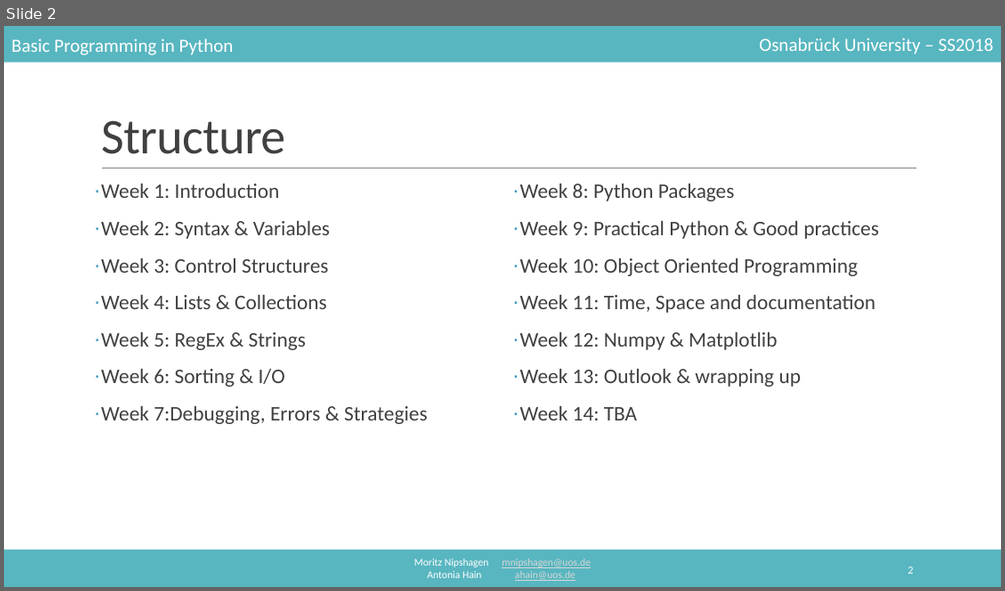
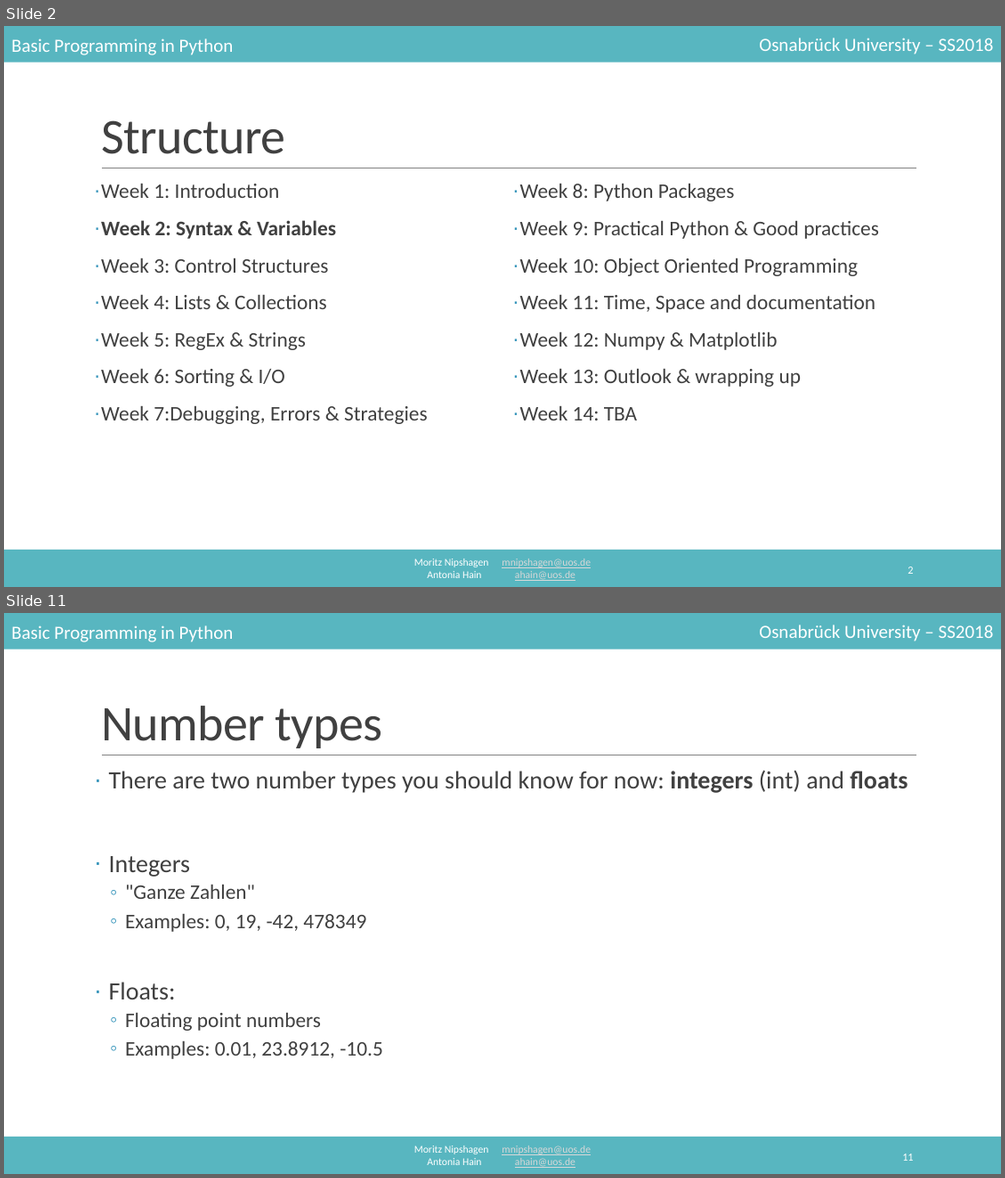
Before and after one commit to mnipshagen/monty, a slide deck: 2018/02/Syntax_and_variables.pptx. Shown one above the other, each under a label of ours: slide 2 before the commit, slides 2 and 11 after it; the slides between them are not shown. The pictures are 1005x591 and 1005x1178 pixels, drawn with LibreOffice and Linux fonts; fonts in the diff are those of the drawing. Boxes give left, top, right and bottom in pixels: in the first picture for what was removed or moved away, otherwise in the second. Text is boxed around its words. In the diff, an @@ line names an element or a change of style, - is before the commit and + after.

```diff
--- a/2018/02/Syntax_and_variables.pptx
+++ b/2018/02/Syntax_and_variables.pptx
@@ slide 11 added at bbox=[4, 613, 1001, 1174], background #FFFFFF; not listed: 6 template elements that a slide beside it also shows @@
@@ title added at bbox=[101, 706, 383, 748], 48 pt, text #404040 @@
+Number types
@@ text added at bbox=[109, 770, 907, 1059], 20 pt, text #404040 @@
+· There are two number types you should know for now: integers (int) and floats
+· Integers
+  ◦ "Ganze Zahlen"
+  ◦ Examples: 0, 19, -42, 478349
+· Floats:
+  ◦ Floating point numbers
+  ◦ Examples: 0.01, 23.8912, -10.5
@@ page number added at bbox=[902, 1153, 913, 1160], 10.5 pt, text #FFFFFF @@
+11
@@ slide 2 changed as well @@
@@ text at bbox=[101, 220, 336, 239]: bold on in "Week 2: Syntax & Variables" @@
```
Also in this commit, not shown: 29 other slides added, 1 slide removed, 13 other files.
